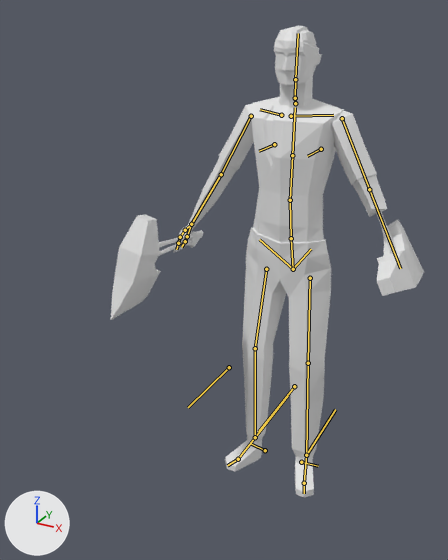
One commit to the Blender file salemstalker/Assets/3D/charatermodel/lumberjack.blend: the scene before it, then after it.
One viewpoint serves both versions: a camera (50 mm lens) standing at (0.882, -2.126, 1.921) and looking at (-0.08, -0.377, 1.046). The axes (+X, +Y, +Z) are drawn at lower left. The lights are the same throughout. The bones that bend it are drawn over the model as lines.

In view in the first picture: 'arms', 'axe', 'axe_arm', 'body', 'head', 'skeleton'.
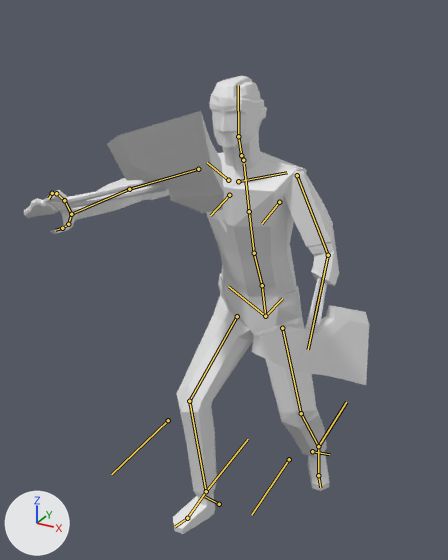
The newer file adds an action. The first version stands in its rest pose; the second is drawn at frame 40 of the action 'grab.2'.

What differs and where, as boxes [x1, y1, x2, y2] in the pictures (448 x 560 px):
'body', posed (32% wider): before [225, 97, 344, 497]; after [173, 151, 330, 534]
'axe', posed (114% wider): before [111, 214, 204, 320]; after [24, 111, 224, 218]
'arms', posed (39% wider, 20% shorter): before [173, 104, 387, 252]; after [42, 168, 339, 286]
'axe_arm', posed (146% wider): before [377, 219, 424, 296]; after [252, 305, 369, 385]
'head', posed (23% wider, 14% taller): before [274, 25, 321, 108]; after [209, 76, 267, 171]
'skeleton', posed: before [376, 211, 396, 254]; after [305, 247, 336, 332]
bone 'spine', root to tip: before (293, 269) to (291, 238); after (265, 316) to (262, 285)
bone 'spine.001', root to tip: before (291, 238) to (290, 200); after (262, 285) to (254, 253)
bone 'spine.006', root to tip: before (295, 79) to (298, 33); after (238, 136) to (238, 85)
bone 'upper_arm.L', root to tip: before (251, 116) to (221, 174); after (198, 169) to (129, 189)
bone 'forearm.L', root to tip: before (221, 174) to (191, 224); after (129, 189) to (71, 214)
bone 'hand.L', root to tip: before (191, 224) to (185, 230); after (71, 214) to (64, 200)
bone 'hand.L.003', root to tip: before (185, 230) to (180, 237); after (64, 200) to (56, 193)
bone 'hand.L.001', root to tip: before (180, 237) to (178, 243); after (56, 193) to (52, 193)
bone 'hand.L.002', root to tip: before (178, 243) to (176, 249); after (52, 193) to (48, 198)
bone 'forearm.L.001', root to tip: before (191, 224) to (187, 236); after (71, 214) to (68, 224)
bone 'upper_arm.R', root to tip: before (342, 118) to (369, 189); after (297, 175) to (328, 255)
bone 'forearm.R', root to tip: before (369, 189) to (400, 268); after (328, 255) to (308, 349)
bone 'foot.R', root to tip: before (306, 455) to (304, 483); after (318, 446) to (318, 475)
bone 'shin.R.001', root to tip: before (306, 455) to (335, 409); after (318, 446) to (346, 402)
bone 'thigh.R.001', root to tip: before (294, 386) to (258, 431); after (289, 459) to (251, 515)
bone 'shin.L.001', root to tip: before (255, 437) to (288, 395); after (206, 491) to (248, 439)

The change, as a list of edits to the scene's bpy script:
```text
Change bone_spine:
    where bone_spine = bpy.data.objects['metarig'].pose.bones['spine']
    bone_spine.location: (0.0, 0.0, 0.0) -> (0.003, -0.029, 0.279)
Change bone_spine_001:
    where bone_spine_001 = bpy.data.objects['metarig'].pose.bones['spine.001']  # child of 'spine'
    bone_spine_001.rotation_quaternion: (1.0, 0.0, 0.0, 0.0) -> (0.99, 0.139, -0.002, 0.002)  # degrees (0, 0, 0) -> degrees (16, 0, 0)
Change bone_spine_006:
    where bone_spine_006 = bpy.data.objects['metarig'].pose.bones['spine.006']  # child of 'spine.005'
    bone_spine_006.rotation_quaternion: (1.0, 0.0, 0.0, 0.0) -> (0.994, -0.113, -0.005, 0.007)  # degrees (0, 0, 0) -> degrees (-13, 0, 1)
Change bone_upper_arm_l:
    where bone_upper_arm_l = bpy.data.objects['metarig'].pose.bones['upper_arm.L']  # child of 'shoulder.L'
    bone_upper_arm_l.rotation_quaternion: (1.0, 0.0, 0.0, 0.0) -> (0.71, -0.584, -0.019, -0.394)  # degrees (0, 0, 0) -> degrees (-69, -29, -38)
Change bone_forearm_l:
    where bone_forearm_l = bpy.data.objects['metarig'].pose.bones['forearm.L']  # child of 'upper_arm.L'
    bone_forearm_l.rotation_quaternion: (1.0, 0.0, 0.0, 0.0) -> (0.987, 0.017, -0.038, -0.158)  # degrees (0, 0, 0) -> degrees (3, -4, -18)
Change bone_hand_l:
    where bone_hand_l = bpy.data.objects['metarig'].pose.bones['hand.L']  # child of 'forearm.L'
    bone_hand_l.rotation_quaternion: (1.0, 0.0, 0.0, 0.0) -> (0.864, -0.403, 0.007, 0.303)  # degrees (0, 0, 0) -> degrees (-46, 15, 32)
Change bone_hand_l_003:
    where bone_hand_l_003 = bpy.data.objects['metarig'].pose.bones['hand.L.003']  # child of 'hand.L'
    bone_hand_l_003.rotation_quaternion: (1.0, 0.0, 0.0, 0.0) -> (0.986, 0.091, 0.02, -0.141)  # degrees (0, 0, 0) -> degrees (10, 4, -16)
Change bone_hand_l_001:
    where bone_hand_l_001 = bpy.data.objects['metarig'].pose.bones['hand.L.001']  # child of 'hand.L.003'
    bone_hand_l_001.rotation_quaternion: (1.0, 0.0, 0.0, 0.0) -> (0.995, 0.05, 0.016, -0.086)  # degrees (0, 0, 0) -> degrees (6, 2, -10)
Change bone_hand_l_002:
    where bone_hand_l_002 = bpy.data.objects['metarig'].pose.bones['hand.L.002']  # child of 'hand.L.001'
    bone_hand_l_002.rotation_quaternion: (1.0, 0.0, 0.0, 0.0) -> (0.968, 0.114, 0.037, -0.222)  # degrees (0, 0, 0) -> degrees (12, 7, -25)
Change bone_forearm_l_001:
    where bone_forearm_l_001 = bpy.data.objects['metarig'].pose.bones['forearm.L.001']  # child of 'forearm.L'
    bone_forearm_l_001.rotation_quaternion: (1.0, 0.0, 0.0, 0.0) -> (0.99, 0.047, -0.111, 0.078)  # degrees (0, 0, 0) -> degrees (5, -13, 8)
Change bone_upper_arm_r:
    where bone_upper_arm_r = bpy.data.objects['metarig'].pose.bones['upper_arm.R']  # child of 'shoulder.R'
    bone_upper_arm_r.rotation_quaternion: (1.0, 0.0, 0.0, 0.0) -> (0.96, -0.061, 0.261, 0.079)  # degrees (0, 0, 0) -> degrees (-5, 31, 8)
Change bone_forearm_r:
    where bone_forearm_r = bpy.data.objects['metarig'].pose.bones['forearm.R']  # child of 'upper_arm.R'
    bone_forearm_r.rotation_quaternion: (1.0, 0.0, 0.0, 0.0) -> (0.954, -0.137, 0.044, 0.261)  # degrees (0, 0, 0) -> degrees (-14, 9, 30)
Change bone_foot_r:
    where bone_foot_r = bpy.data.objects['metarig'].pose.bones['foot.R']  # child of 'shin.R'
    bone_foot_r.rotation_quaternion: (1.0, 0.0, 0.0, 0.0) -> (0.974, -0.214, -0.071, 0.024)  # degrees (0, 0, 0) -> degrees (-25, -7, 5)
Change bone_shin_r_001:
    where bone_shin_r_001 = bpy.data.objects['metarig'].pose.bones['shin.R.001']
    bone_shin_r_001.location: (0.0, 0.0, 0.0) -> (0.035, 0.055, 0.02)
Change bone_thigh_r_001:
    where bone_thigh_r_001 = bpy.data.objects['metarig'].pose.bones['thigh.R.001']  # child of 'shin.R.001'
    bone_thigh_r_001.location: (0.0, 0.0, 0.0) -> (0.006, 0.207, 0.242)
Change bone_shin_l_001:
    where bone_shin_l_001 = bpy.data.objects['metarig'].pose.bones['shin.L.001']
    bone_shin_l_001.location: (0.0, 0.0, 0.0) -> (-0.021, -0.416, 0.003)
```
